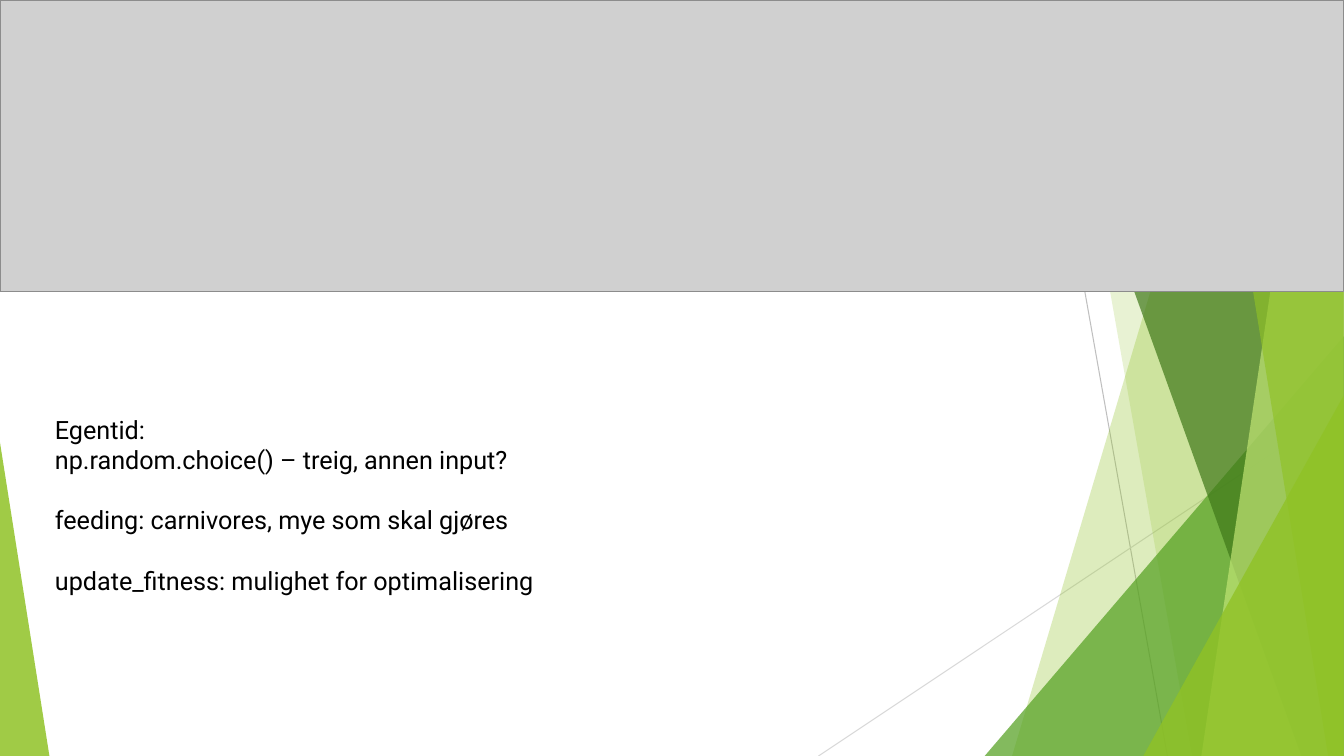
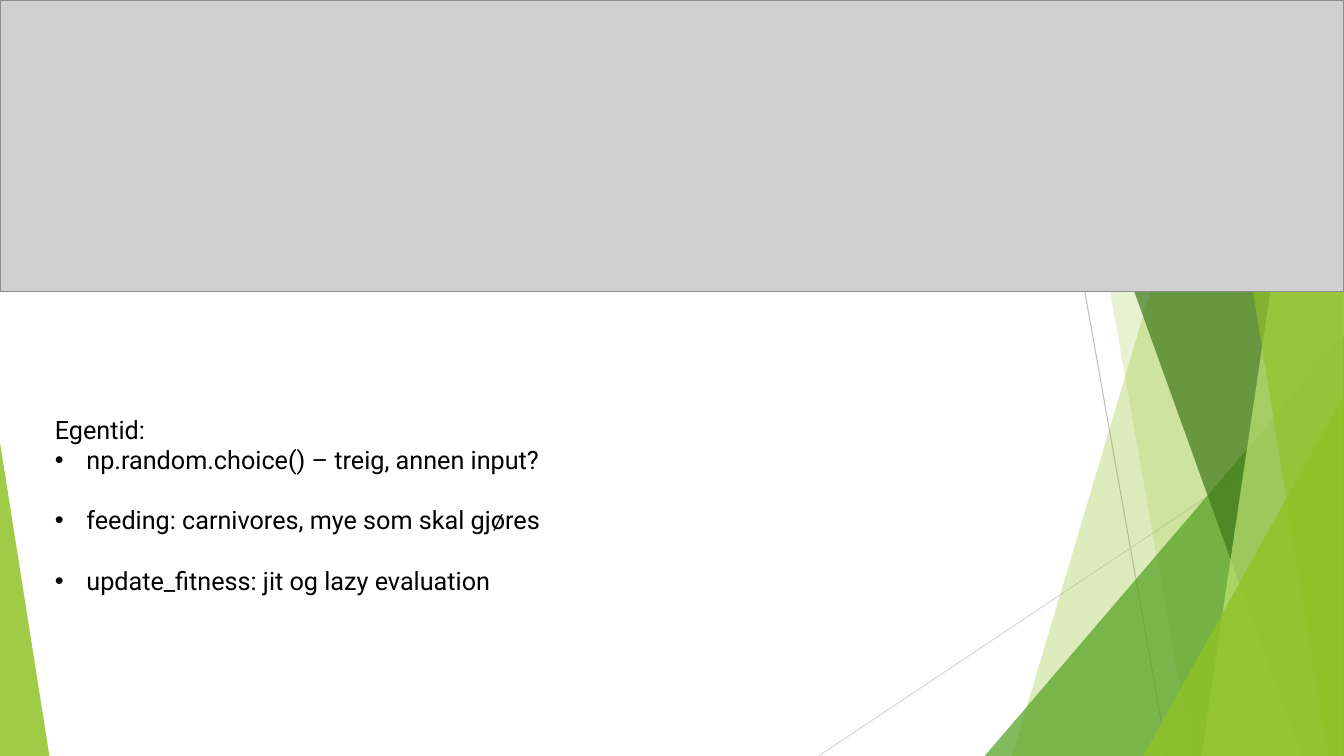
Before and after one commit to larly77/biosim-project, a slide deck: slide 4 of presentation/presbiosim.pptx (slide 3 before the commit). Drawn at 1344x756 pixels with LibreOffice and Linux fonts; fonts in the diff are those of the drawing; grey boxes stand for pictures. Boxes give left, top, right and bottom in pixels: in the first picture for what was removed or moved away, otherwise in the second. Text is boxed around its words. In the diff, an @@ line names an element or a change of style, - is before the commit and + after.

```diff
--- a/presentation/presbiosim.pptx
+++ b/presentation/presbiosim.pptx
@@ text at bbox=[86, 449, 540, 535]: bullet none to • @@
@@ text at bbox=[86, 571, 490, 596]: text changed @@
-update_fitness: mulighet for optimalisering
+• update_fitness: jit og lazy evaluation
```
Also in this commit, not shown: 3 other slides changed, 5 slides added, 1 slide removed.
